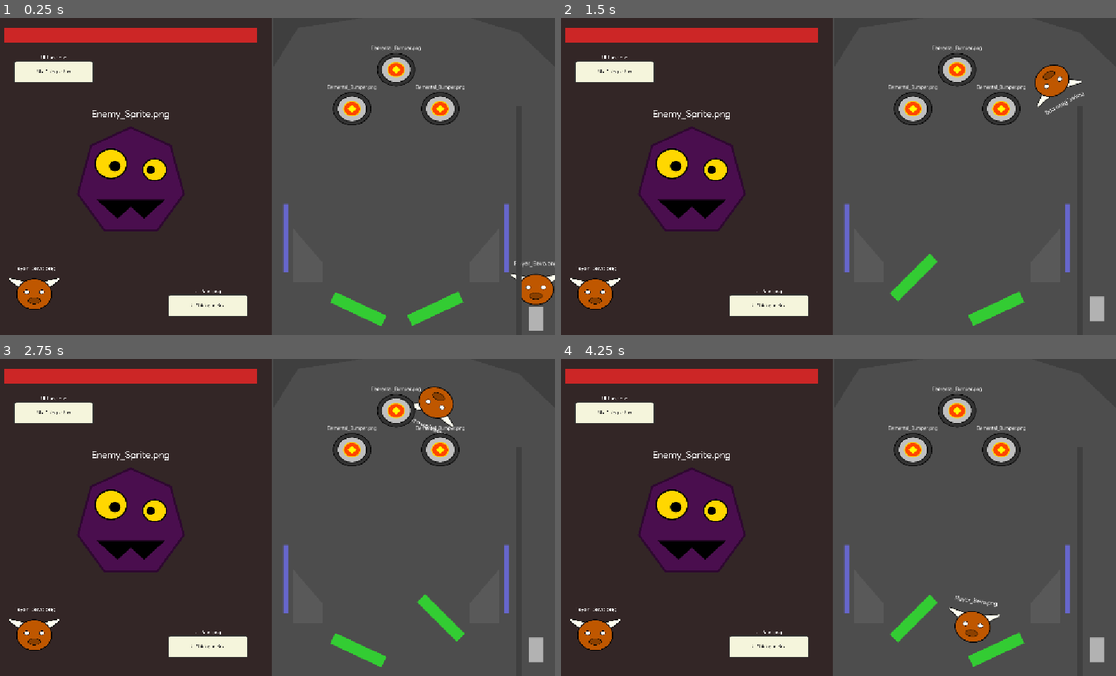
Above: before the commit, frames 1-4 (two rows, left to right).
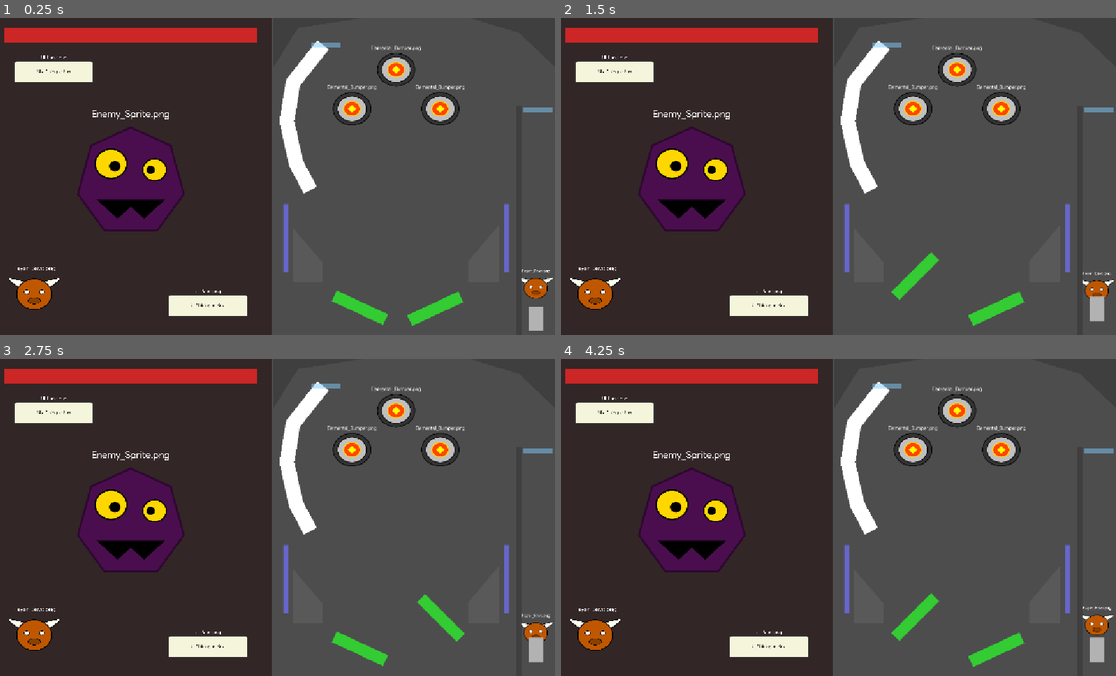
Above: after the commit, the same moments.

Repository: thaoho404/TXGameJam2026-Team36
Game: Godot game, scene res://scenes/ui/Main.tscn
Same seed, same stepped clock (60 frames per second), same inputs: the game is played once before the commit and once after it.
Inputs:
- Up to frame 1 (0.25 s): no input
- Up to frame 2 (1.5 s): tap Enter (ui_accept) at 0.5, 0.77 s; hold Right (ui_right) 0.53-1.28 s; hold Left (ui_left) from 1.28 s (still down)
- Up to frame 3 (2.75 s): tap Enter (ui_accept) at 1.52 s; release Left (ui_left) at 2.03 s; hold Right (ui_right) from 2.03 s (still down)
- Up to frame 4 (4.25 s): tap Enter (ui_accept) at 3.02, 3.77 s; release Right (ui_right) at 3.53 s; hold Left (ui_left) from 3.53 s (still down)

The runs differ from the first frame. In frame 1, 2.1% of the frame differs, in the area x 50-100%, y 7-98%; in frame 2, 2.4%; in frame 3, 2.5%; in frame 4, 2.5%.

Commit message:
working on some game assets

Diff:
--- a/scenes/pinball/BevoBall.tscn
+++ b/scenes/pinball/BevoBall.tscn
@@ -7,7 +7,7 @@
 bounce = 0.25
 
 [sub_resource type="CircleShape2D" id="CircleShape2D_ball"]
-radius = 28.0
+radius = 25.0
 
 [node name="BevoBall" type="RigidBody2D" unique_id=1594381274]
 physics_material_override = SubResource("PhysicsMaterial_ball")
@@ -17,7 +17,7 @@
 script = ExtResource("1_script")
 
 [node name="Sprite2D" type="Sprite2D" parent="." unique_id=402894833]
-scale = Vector2(0.3, 0.3)
+scale = Vector2(0.2, 0.2)
 texture = ExtResource("2_sprite")
 
 [node name="CollisionShape2D" type="CollisionShape2D" parent="." unique_id=509219423]
--- /dev/null
+++ b/scenes/pinball/LaunchGate.tscn
@@ -0,0 +1,17 @@
+[gd_scene load_steps=2 format=3]
+
+[sub_resource type="RectangleShape2D" id="RectangleShape2D_gate"]
+size = Vector2(60, 10)
+
+[node name="LaunchGate" type="StaticBody2D"]
+
+[node name="CollisionShape2D" type="CollisionShape2D" parent="."]
+shape = SubResource("RectangleShape2D_gate")
+one_way_collision = true
+
+[node name="ColorRect" type="ColorRect" parent="."]
+offset_left = -30.0
+offset_top = -5.0
+offset_right = 30.0
+offset_bottom = 5.0
+color = Color(0.5, 0.8, 1.0, 0.5)
--- a/scenes/pinball/PinballTable.tscn
+++ b/scenes/pinball/PinballTable.tscn
@@ -3,6 +3,9 @@
 [ext_resource type="Script" uid="uid://bxcqwwgyw071x" path="res://scripts/physics/PinballController.gd" id="1_script"]
 [ext_resource type="PackedScene" uid="uid://c735vwnxgmtc3" path="res://scenes/pinball/BevoBall.tscn" id="2_ball"]
 [ext_resource type="Texture2D" uid="uid://d0x2phql0onc1" path="res://art-assets/ui/Elemental_Bumper.png" id="3_bumper"]
+[ext_resource type="PackedScene" path="res://scenes/pinball/LaunchGate.tscn" id="4_17vu6"]
+[ext_resource type="PackedScene" path="res://scenes/pinball/RampTrigger.tscn" id="5_rinyx"]
+[ext_resource type="PackedScene" uid="uid://cm38b6y62y5w1" path="res://scenes/pinball/WindRampGuardrails.tscn" id="6_evd0j"]
 
 [sub_resource type="PhysicsMaterial" id="PhysicsMaterial_bumper"]
 bounce = 1.6
@@ -60,7 +63,7 @@
 [node name="Flippers" type="Node2D" parent="." unique_id=1755207357]
 
 [node name="LeftFlipper" type="AnimatableBody2D" parent="Flippers" unique_id=562195799]
-position = Vector2(121.00003, 571)
+position = Vector2(124, 568.00006)
 rotation = 0.45
 
 [node name="CollisionShape2D" type="CollisionShape2D" parent="Flippers/LeftFlipper" unique_id=1519090450]
@@ -102,6 +105,7 @@
 color = Color(0.7, 0.7, 0.7, 1)
 
 [node name="StaticEnvironment" type="StaticBody2D" parent="." unique_id=893622171]
+collision_layer = 3
 
 [node name="OuterShell" type="CollisionPolygon2D" parent="StaticEnvironment" unique_id=1998701843]
 polygon = PackedVector2Array(0, 100, 50, 20, 250, -10, 400, 0, 500, 30, 574, 100, 574, 648, 620, 648, 620, -50, -50, -50, -50, 648, 0, 648)
@@ -134,6 +138,8 @@
 polygon = PackedVector2Array(460, 430, 400, 500, 400, 540, 460, 540)
 
 [node name="Visual" type="Polygon2D" parent="StaticEnvironment/RightSlingshot" unique_id=95379997]
+position = Vector2(-23, -34.363647)
+scale = Vector2(1.05, 1.0636364)
 color = Color(0.35, 0.35, 0.35, 1)
 polygon = PackedVector2Array(460, 430, 400, 500, 400, 540, 460, 540)
 
@@ -162,4 +168,36 @@
 position = Vector2(9, 29)
 shape = SubResource("RectangleShape2D_drain")
 
+[node name="LaunchGate" parent="." unique_id=2086909175 instance=ExtResource("4_17vu6")]
+position = Vector2(539, 187)
+
+[node name="RampTrigger" parent="." unique_id=1936923739 instance=ExtResource("5_rinyx")]
+position = Vector2(83, 355)
+
+[node name="RailVisual" type="Line2D" parent="RampTrigger" unique_id=99420185]
+position = Vector2(-1, 0)
+points = PackedVector2Array(-7, -3, -36, -58, -55, -144, -42, -223, 19, -300)
+width = 30.0
+
+[node name="RampTrigger2" parent="." unique_id=341281174 instance=ExtResource("5_rinyx")]
+position = Vector2(97, 63)
+trigger_type = "Exit"
+
+[node name="LaunchGate2" parent="." unique_id=1916518803 instance=ExtResource("4_17vu6")]
+position = Vector2(107, 55)
+
+[node name="WindRampGuardrails" parent="." unique_id=2033045788 instance=ExtResource("6_evd0j")]
+position = Vector2(149, 299)
+
+[node name="LeftWall" parent="WindRampGuardrails" index="0" unique_id=1887757501]
+position = Vector2(-107.04449, -106.333534)
+polygon = PackedVector2Array(21.044487, 160.33353, -9.955513, 112.333534, -15.955513, 82.33353, -29.955513, 19.333534, -18.955513, -56.666466, 45.044487, -139.66647, 40.044487, -146.66647, 8.044487, -104.666466, -23.955513, -66.666466, -34.0121, 6.824066, -36.955513, 28.333534, -33.955513, 50.333527, -26.955513, 78.33353, -14.955513, 115.333534, 14.044487, 166.33353)
+
+[node name="RightWall" parent="WindRampGuardrails" index="1" unique_id=1039063638]
+position = Vector2(-99.74999, -101)
+scale = Vector2(1.1562499, 1)
+polygon = PackedVector2Array(37.837833, 150, 28.324322, 124, 16.216213, 96, 4.972969, 44, 1.5135078, 20, 4.1081047, 0, 5.8378334, -12, 6.7026978, -43, 7.567562, -59, 13.62162, -66, 32.648647, -91, 58.594593, -130, 68.108116, -120, 50.81081, -97, 26.594593, -70, 15.351349, -39, 14.486485, 1, 15.351349, 46, 23.135132, 82, 26.594593, 99, 40.43243, 127, 45.621624, 143)
+
 [connection signal="body_entered" from="DrainZone" to="." method="_on_drain_zone_body_entered"]
+
+[editable path="WindRampGuardrails"]
--- /dev/null
+++ b/scenes/pinball/RampTrigger.tscn
@@ -0,0 +1,14 @@
+[gd_scene load_steps=3 format=3]
+
+[ext_resource type="Script" path="res://scripts/physics/RampTrigger.gd" id="1_script"]
+
+[sub_resource type="RectangleShape2D" id="RectangleShape2D_trigger"]
+size = Vector2(40, 20)
+
+[node name="RampTrigger" type="Area2D"]
+script = ExtResource("1_script")
+
+[node name="CollisionShape2D" type="CollisionShape2D" parent="."]
+shape = SubResource("RectangleShape2D_trigger")
+
+[connection signal="body_entered" from="." to="." method="_on_body_entered"]
--- /dev/null
+++ b/scenes/pinball/Slingshot.tscn
@@ -0,0 +1,27 @@
+[gd_scene format=3 uid="uid://mpbv6q6kve76"]
+
+[ext_resource type="Script" uid="uid://clfnf5drmejoi" path="res://scripts/physics/Slingshot.gd" id="1_script"]
+
+[sub_resource type="PhysicsMaterial" id="PhysicsMaterial_bounce"]
+bounce = 0.5
+
+[node name="Slingshot" type="StaticBody2D" unique_id=405404500]
+collision_layer = 3
+physics_material_override = SubResource("PhysicsMaterial_bounce")
+script = ExtResource("1_script")
+
+[node name="Visual" type="Polygon2D" parent="." unique_id=233170799]
+color = Color(0.8, 0.4, 0.1, 1)
+polygon = PackedVector2Array(-20, 60, 20, 0, -20, -60)
+
+[node name="PhysicalWall" type="CollisionPolygon2D" parent="." unique_id=41515045]
+position = Vector2(0.5, 0)
+scale = Vector2(0.984375, 1)
+polygon = PackedVector2Array(-30.984129, 104, 20, 0, -35.047623, -115)
+
+[node name="KickerTrigger" type="Area2D" parent="." unique_id=1379597143]
+
+[node name="TriggerShape" type="CollisionPolygon2D" parent="KickerTrigger" unique_id=1178924870]
+polygon = PackedVector2Array(11, 45, 30, 0, 11, -54)
+
+[connection signal="body_entered" from="KickerTrigger" to="." method="_on_kicker_trigger_body_entered"]
--- /dev/null
+++ b/scenes/pinball/WindRampGuardrails.tscn
@@ -0,0 +1,12 @@
+[gd_scene format=3 uid="uid://cm38b6y62y5w1"]
+
+[node name="WindRampGuardrails" type="StaticBody2D" unique_id=1336679284]
+collision_layer = 2
+collision_mask = 0
+
+[node name="LeftWall" type="CollisionPolygon2D" parent="." unique_id=1887757501]
+position = Vector2(-21, 20)
+polygon = PackedVector2Array(-30, 150, -89, -105, -25, -315, -51, -288, -96, -224, -109, -159, -114, -102, -51, 158)
+
+[node name="RightWall" type="CollisionPolygon2D" parent="." unique_id=1039063638]
+polygon = PackedVector2Array(30, 150, 30, -150, 50, -150, 50, 150)
--- /dev/null
+++ b/scripts/physics/RampTrigger.gd
@@ -0,0 +1,19 @@
+extends Area2D
+
+@export_enum("Entrance", "Exit") var trigger_type: String = "Entrance"
+
+func _on_body_entered(body: Node2D) -> void:
+	if "BevoBall" in body.name:
+		if trigger_type == "Entrance":
+			body.set_collision_mask_value(1, false) # Ignore Ground
+			body.set_collision_mask_value(2, true)  # Hit Ramp Walls
+
+			var tween = create_tween()
+			tween.tween_property(body.get_node("Sprite2D"), "scale", Vector2(0.2, 0.2), 0.2)
+
+		elif trigger_type == "Exit":
+			body.set_collision_mask_value(1, true)  # Hit Ground
+			body.set_collision_mask_value(2, false) # Ignore Ramp Walls
+
+			var tween = create_tween()
+			tween.tween_property(body.get_node("Sprite2D"), "scale", Vector2(0.15, 0.15), 0.2)
--- /dev/null
+++ b/scripts/physics/Slingshot.gd
@@ -0,0 +1,14 @@
+extends StaticBody2D
+
+@export var kick_force: float = 800.0
+
+func _on_kicker_trigger_body_entered(body: Node2D) -> void:
+	if "BevoBall" in body.name:
+		# Calculates the correct bounce angle based on how you rotated the slingshot in the editor
+		var kick_direction = Vector2.LEFT.rotated(global_rotation)
+		body.apply_central_impulse(kick_direction * kick_force)
+
+		# Visual juice: quickly pop the scale
+		var tween = create_tween()
+		$Visual.scale = Vector2(1.2, 1.2)
+		tween.tween_property($Visual, "scale", Vector2(1.0, 1.0), 0.15)
Not shown, added: scripts/physics/RampTrigger.gd.uid
Not shown, added: scripts/physics/Slingshot.gd.uid
